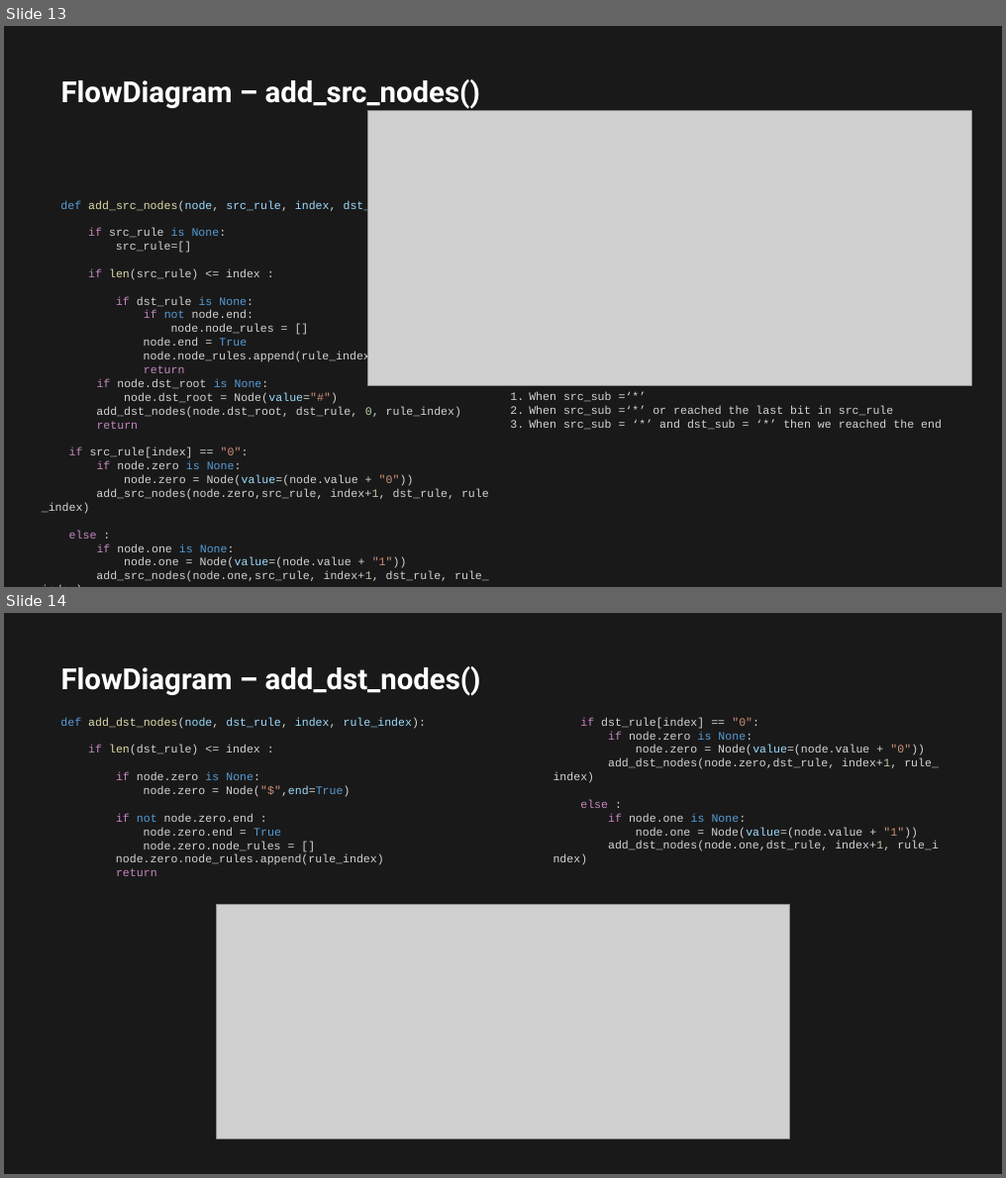
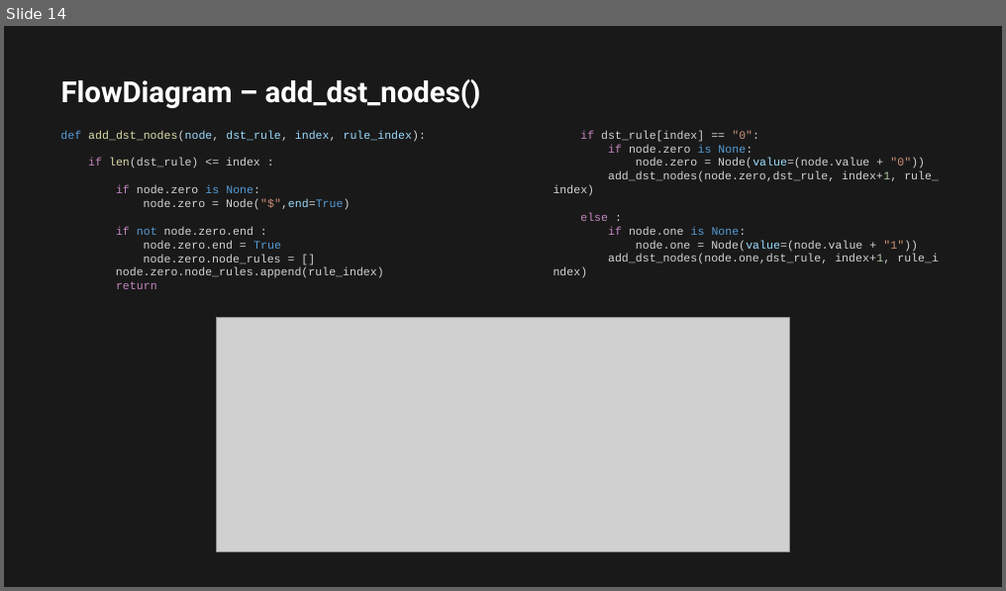
Before and after one commit to alaamjadi/SAR, a slide deck: presentation/Packet classification.pptx. Shown one above the other, each under a label of ours: slides 13 and 14 before the commit, slide 14 after it. The pictures are 1006x1178 and 1006x591 pixels, drawn with LibreOffice and Linux fonts; fonts in the diff are those of the drawing; grey boxes stand for pictures. Boxes give left, top, right and bottom in pixels: in the first picture for what was removed or moved away, otherwise in the second. Text is boxed around its words. In the diff, an @@ line names an element or a change of style, - is before the commit and + after.

```diff
--- a/presentation/Packet classification.pptx
+++ b/presentation/Packet classification.pptx
@@ slide 13 removed at (4, 26, 1002, 587), background #000000 at 90% opacity @@
@@ title removed at (61, 79, 480, 109) @@
-FlowDiagram – add_src_nodes()
@@ picture removed at (368, 111, 972, 386) @@
@@ text removed at (60, 200, 406, 373) @@
-def add_src_nodes(node, src_rule, index, dst_rule, rule_index):
-if src_rule is None:
-src_rule=[]
-if len(src_rule) <= index :
-if dst_rule is None:
-if not node.end:
-node.node_rules = []
-node.end = True
-node.node_rules.append(rule_index)
-return
@@ text removed at (42, 379, 489, 582) @@
-if node.dst_root is None:
-node.dst_root = Node(value="#")
-add_dst_nodes(node.dst_root, dst_rule, 0, rule_index)
-return
-if src_rule[index] == "0":
-if node.zero is None:
-node.zero = Node(value=(node.value + "0"))
-add_src_nodes(node.zero,src_rule, index+1, dst_rule, rule_index)
-else :
-if node.one is None:
-node.one = Node(value=(node.value + "1"))
-add_src_nodes(node.one,src_rule, index+1, dst_rule, rule_index)
@@ text removed at (529, 392, 942, 430) @@
-1. When src_sub =‘*’
-2. When src_sub =‘*’ or reached the last bit in src_rule
-3. When src_sub = ‘*’ and dst_sub = ‘*’ then we reached the end
```
Also in this commit, not shown: 1 slide added, 5 other files.
